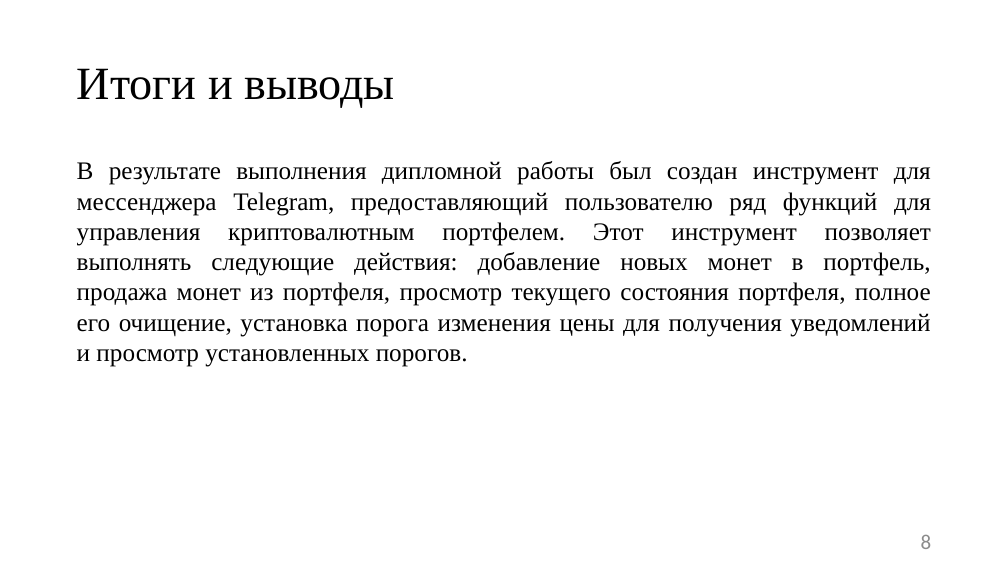
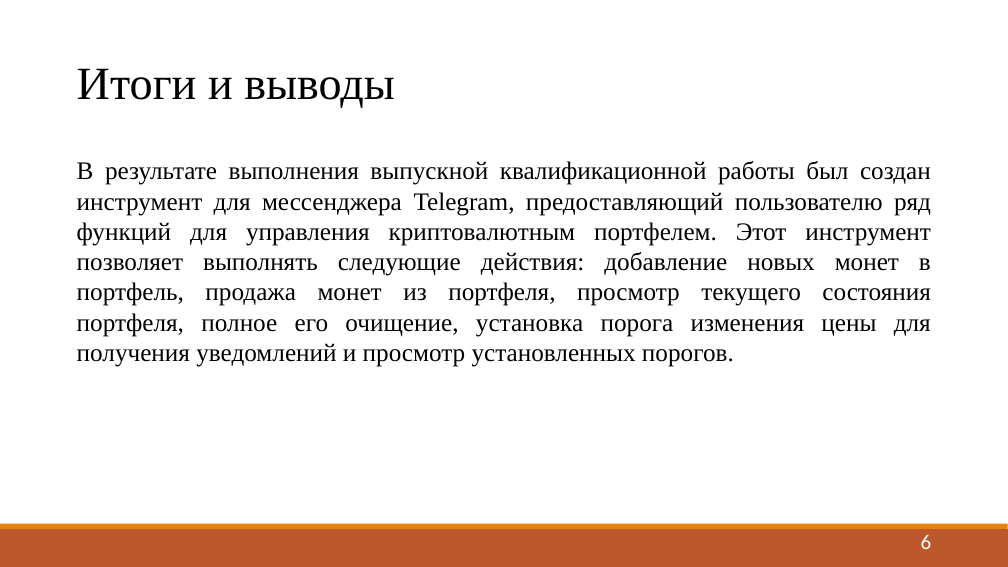
Before and after one commit to Toxich2012/kursovoi, a slide deck: slide 6 of presentvkr.pptx (slide 8 before the commit). Drawn at 1008x567 pixels with LibreOffice and Linux fonts; fonts in the diff are those of the drawing. Boxes give left, top, right and bottom in pixels: in the first picture for what was removed or moved away, otherwise in the second. Text is boxed around its words. In the diff, an @@ line names an element or a change of style, - is before the commit and + after.

```diff
--- a/presentvkr.pptx
+++ b/presentvkr.pptx
@@ text at bbox=[77, 161, 931, 367]: text changed @@
-В результате выполнения дипломной работы был создан инструмент для мессенджера Telegram, предоставляющий пользователю ряд функций для управления криптовалютным портфелем. Этот инструмент позволяет выполнять следующие действия: добавление новых монет в портфель, продажа монет из портфеля, просмотр текущего состояния портфеля, полное его очищение, установка порога изменения цены для получения уведомлений и просмотр установленных порогов.
+В результате выполнения выпускной квалификационной работы был создан инструмент для мессенджера Telegram, предоставляющий пользователю ряд функций для управления криптовалютным портфелем. Этот инструмент позволяет выполнять следующие действия: добавление новых монет в портфель, продажа монет из портфеля, просмотр текущего состояния портфеля, полное его очищение, установка порога изменения цены для получения уведомлений и просмотр установленных порогов.
@@ rectangle added at bbox=[0, 529, 1008, 567], fill #BD582C @@
@@ rectangle added at bbox=[0, 524, 1008, 529], fill #E48312 @@
@@ page number at bbox=[921, 535, 932, 549]: text changed; text colour #8B8B8B to #FFFFFF @@
-8
+6
```
Also in this commit, not shown: 6 other slides changed, 1 slide added, 3 slides removed, 1 other file.
